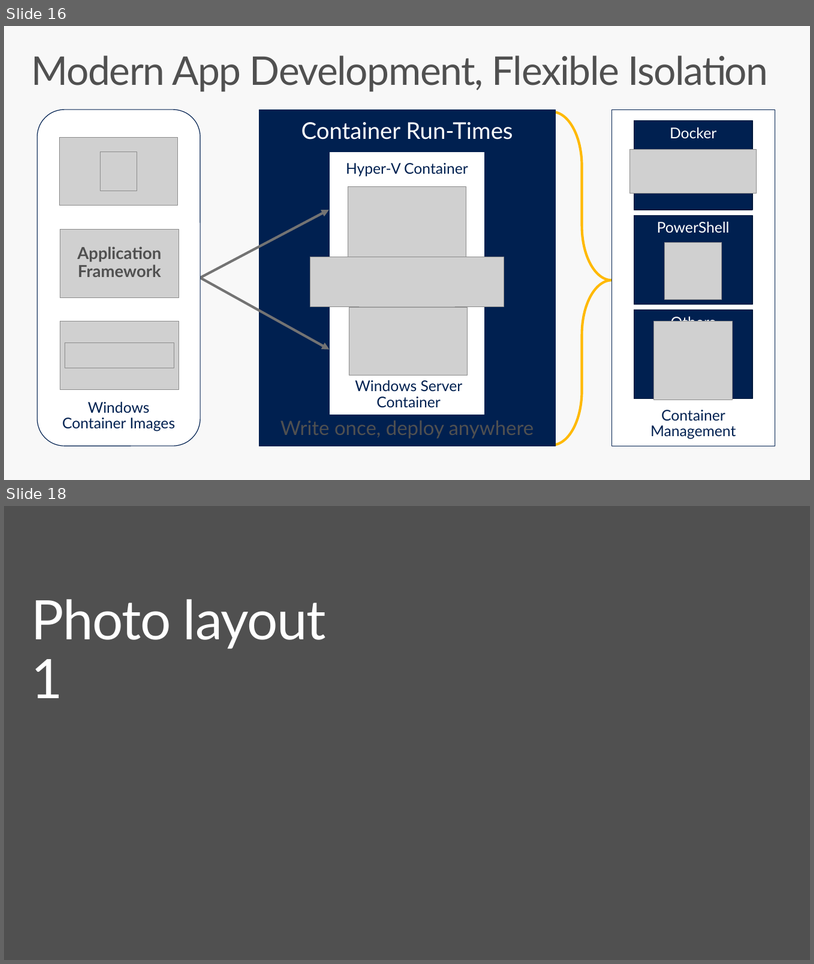
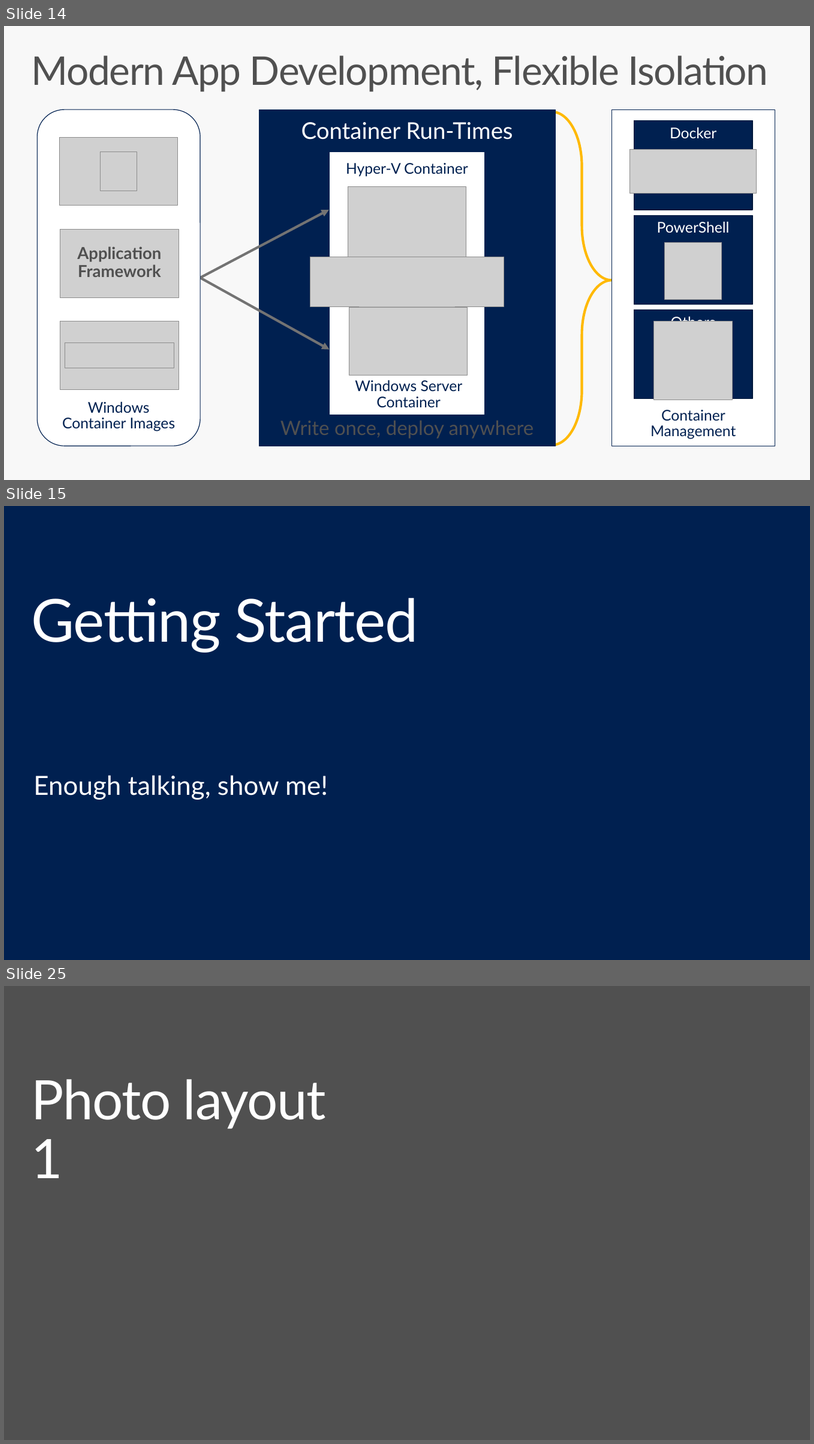
Before and after one commit to brentstineman/PersonalStuff, a slide deck: Presentations/ContainersForWindowsDevs.pptx. Shown one above the other, each under a label of ours: slides 16 and 18 before the commit, slides 14, 15 and 25 after it; the slides between them are not shown. The pictures are 814x964 and 814x1444 pixels, drawn with LibreOffice and Linux fonts; fonts in the diff are those of the drawing; grey boxes stand for pictures; background and template pictures are left out. Boxes give left, top, right and bottom in pixels: in the first picture for what was removed or moved away, otherwise in the second. Text is boxed around its words. In the diff, an @@ line names an element or a change of style, - is before the commit and + after.

```diff
--- a/Presentations/ContainersForWindowsDevs.pptx
+++ b/Presentations/ContainersForWindowsDevs.pptx
@@ slide 15 added at [4, 506, 810, 960], background #002050 @@
@@ title added at [31, 598, 418, 652], 72 pt, text #FFFFFF @@
+Getting Started
@@ text added at [33, 775, 328, 799], 32 pt, text #FFFFFF @@
+Enough talking, show me!
@@ what was slide 16 is now slide 14 @@
@@ what was slide 18 is now slide 25 @@
```
Also in this commit, not shown: 2 slides changed, 8 other slides added, 2 slides removed.
